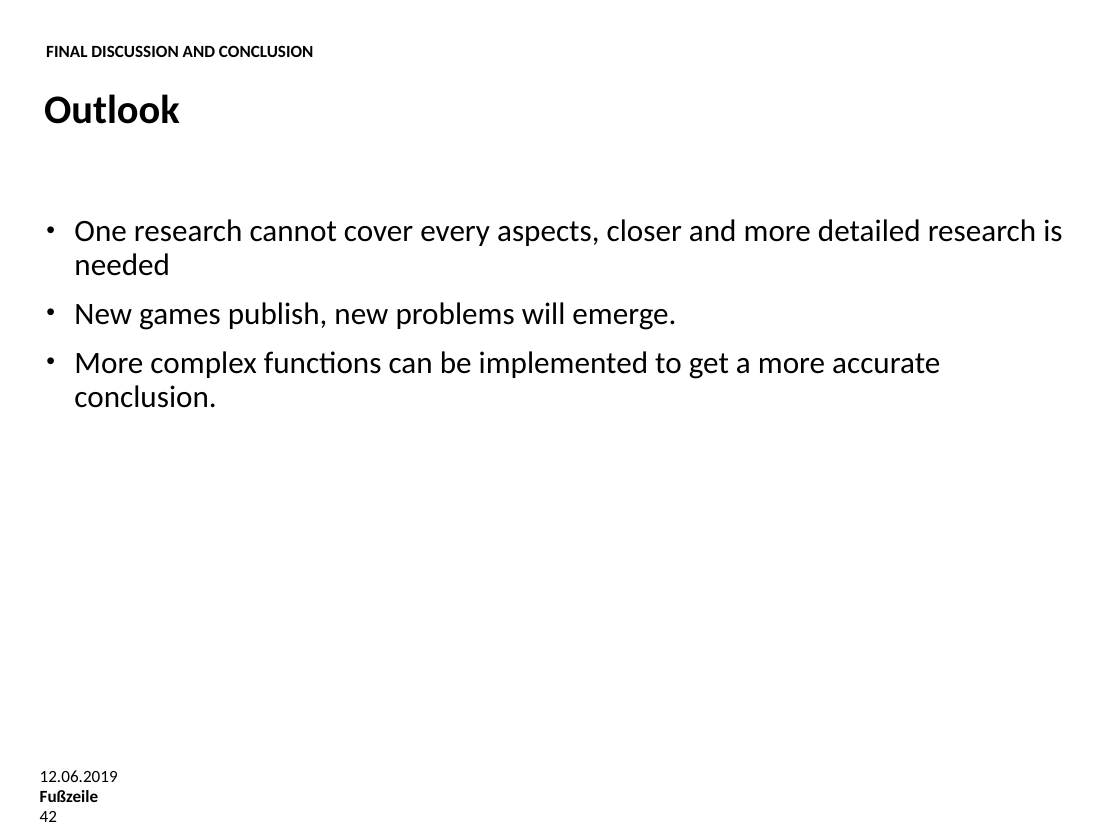
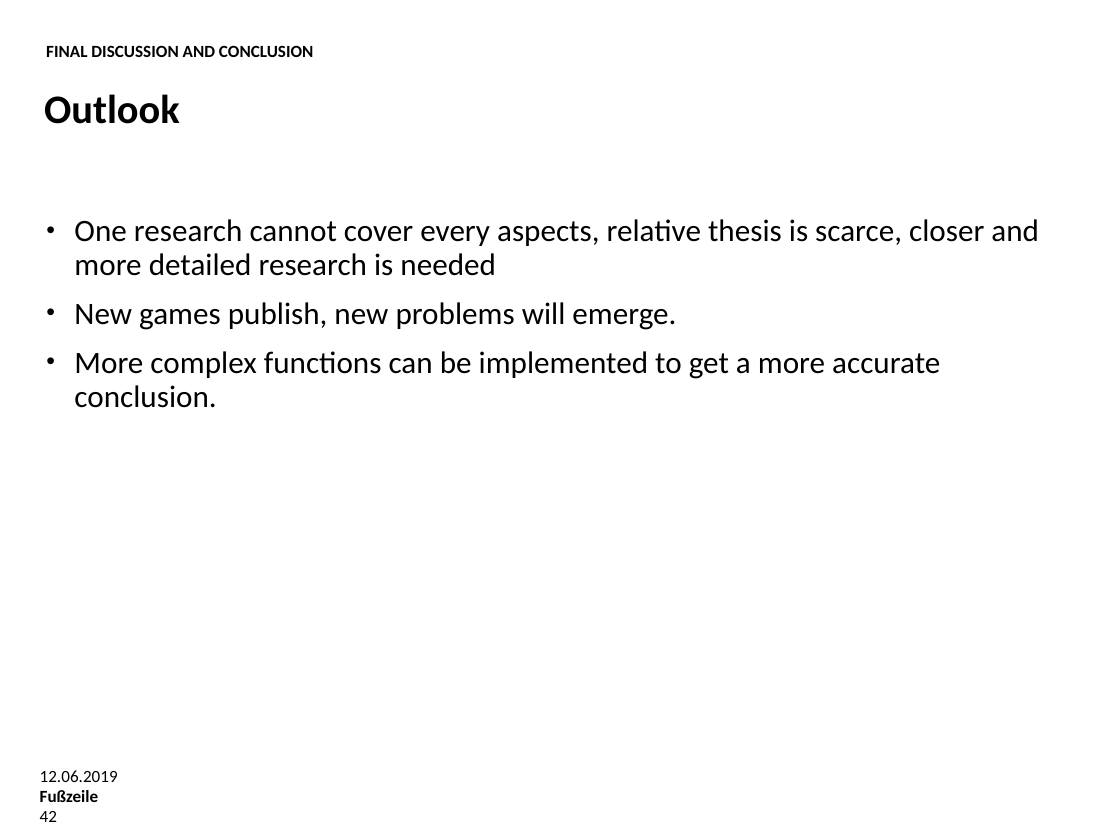
Before and after one commit to Rickylht/Bachelor-Thesis, a slide deck: slide 42 of Oral Examination.pptx. Drawn at 1120x840 pixels with LibreOffice and Linux fonts; fonts in the diff are those of the drawing; background and template pictures are left out. Boxes give left, top, right and bottom in pixels: in the first picture for what was removed or moved away, otherwise in the second. Text is boxed around its words. In the diff, an @@ line names an element or a change of style, - is before the commit and + after.

```diff
--- a/Oral Examination.pptx
+++ b/Oral Examination.pptx
@@ text at (74,219,1039,276): text changed @@
-• One research cannot cover every aspects, closer and more detailed research is needed
+• One research cannot cover every aspects, relative thesis is scarce, closer and more detailed research is needed
```
Also in this commit, not shown: 16 other slides changed, 1 other file.
